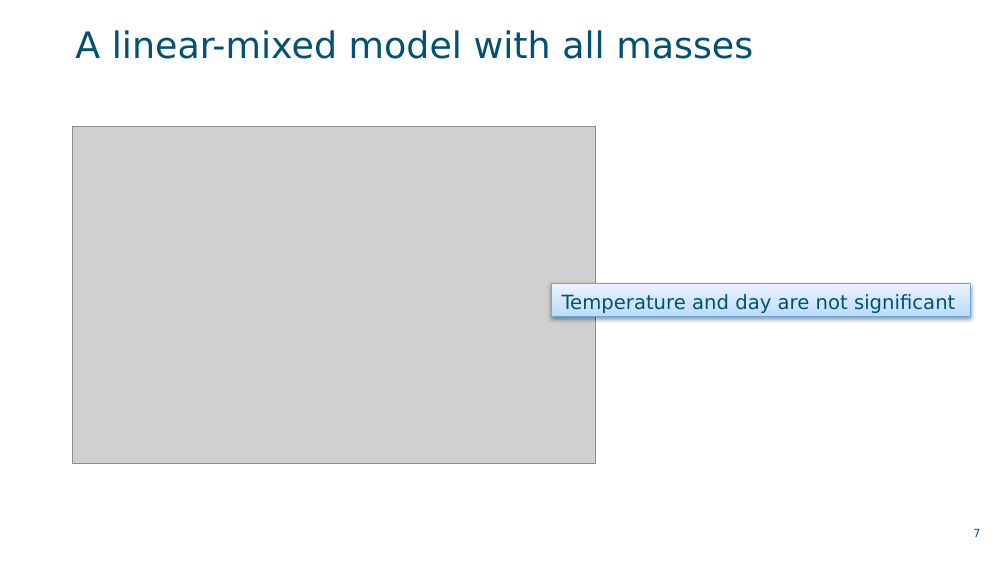
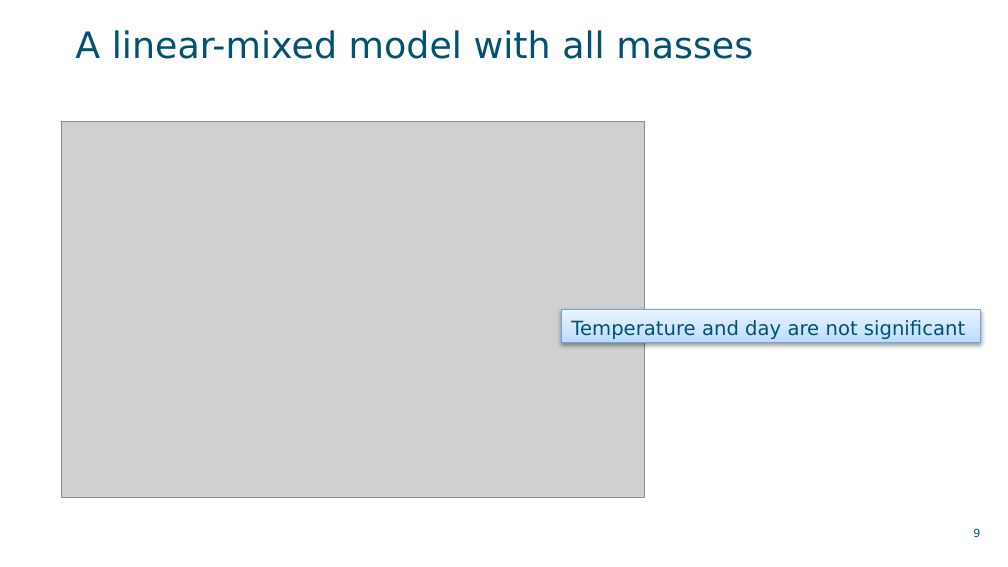
Before and after one commit to MMBDD/Serbia, a slide deck: slide 9 of Brines/UF.pptx (slide 7 before the commit). Drawn at 1008x567 pixels with LibreOffice and Linux fonts; fonts in the diff are those of the drawing; grey boxes stand for pictures; background and template pictures are left out. Boxes give left, top, right and bottom in pixels: in the first picture for what was removed or moved away, otherwise in the second. Text is boxed around its words. In the diff, an @@ line names an element or a change of style, - is before the commit and + after.

```diff
--- a/Brines/UF.pptx
+++ b/Brines/UF.pptx
@@ picture: place and size @@
-picture at [73, 126, 596, 464]
+picture at [61, 121, 644, 497]
@@ rectangle "Temperature and day are not ...": place and size @@
-rectangle "Temperature and day are not ..." at [551, 283, 970, 317]
+rectangle "Temperature and day are not ..." at [561, 309, 980, 343]
@@ page number at [973, 528, 980, 537]: text changed @@
-7
+9
```
Also in this commit, not shown: 3 other slides changed, 3 slides added, 4 other files.
